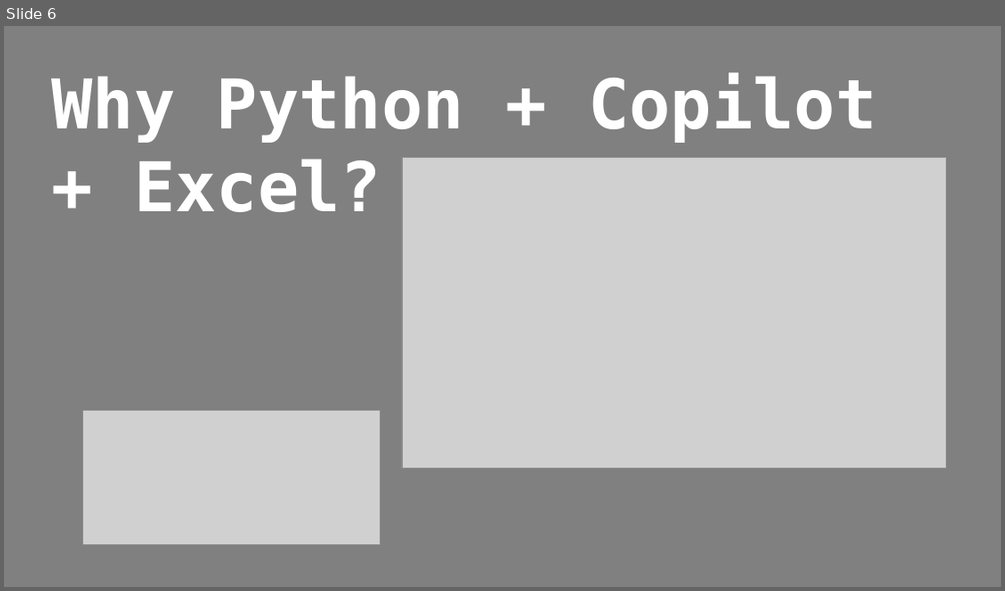
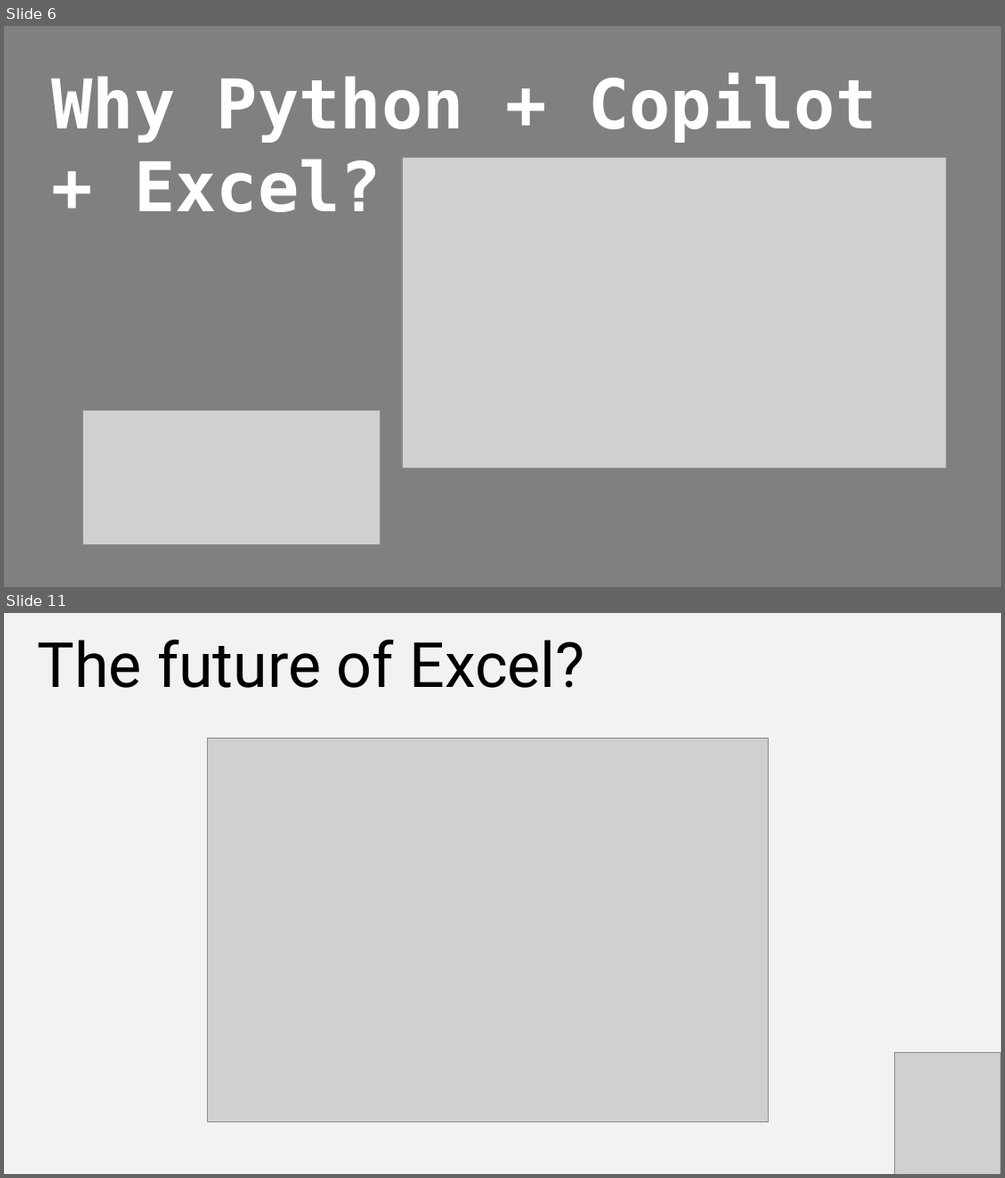
Before and after one commit to stringfestdata/xlgs-python-excel-copilot, a slide deck: xlgs-python-excel-copilot-slides.pptx. Shown one above the other, each under a label of ours: slide 6 before the commit, slides 6 and 11 after it; the slides between them are not shown. The pictures are 1005x591 and 1005x1178 pixels, drawn with LibreOffice and Linux fonts; fonts in the diff are those of the drawing; grey boxes stand for pictures. Boxes give left, top, right and bottom in pixels: in the first picture for what was removed or moved away, otherwise in the second. Text is boxed around its words. In the diff, an @@ line names an element or a change of style, - is before the commit and + after.

```diff
--- a/xlgs-python-excel-copilot-slides.pptx
+++ b/xlgs-python-excel-copilot-slides.pptx
@@ slide 11 added at [4,613,1001,1174], background #F2F2F2 @@
@@ text added at [37,639,585,688], 90 pt, text #000000 @@
+The future of Excel?
@@ picture added at [207,738,768,1122] @@
@@ picture added at [895,1052,1000,1174] @@
```
Also in this commit, not shown: 3 other slides added, 26 slides removed, 16 other files.
